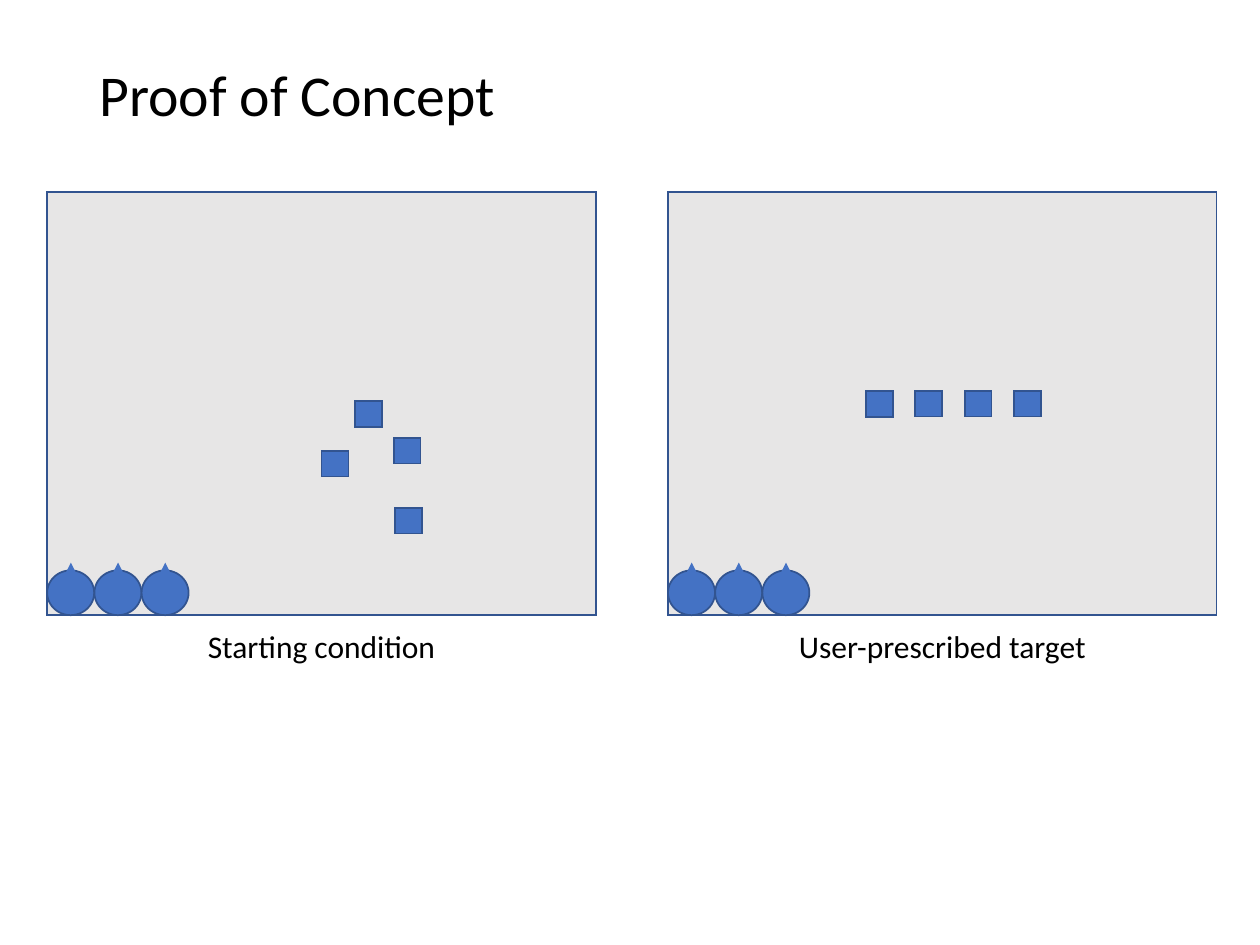
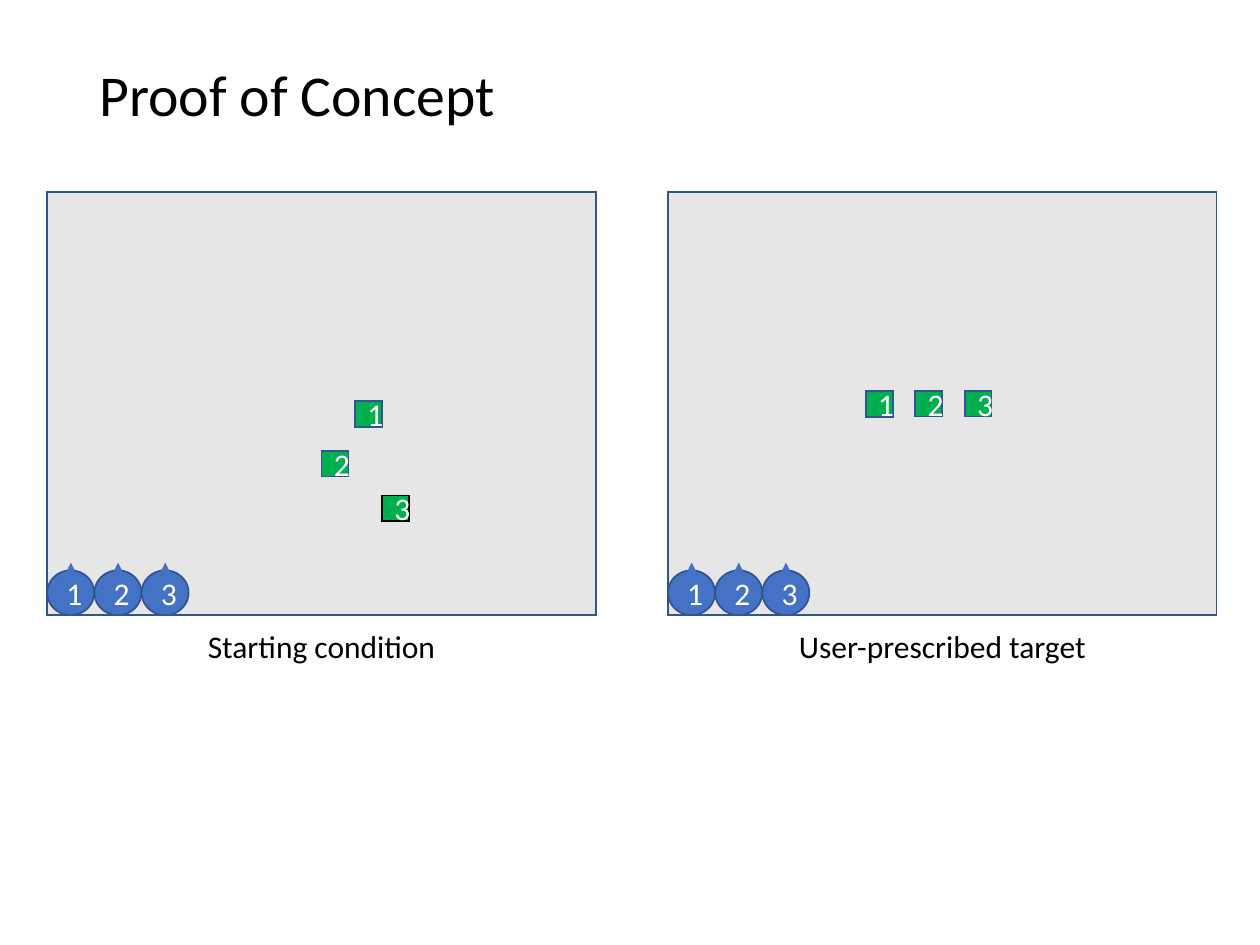
Before and after one commit to gestalt-arch/gestalt-arch, a slide deck: slide 6 of docs/project-spec.pptm. Drawn at 1260x945 pixels with LibreOffice and Linux fonts; fonts in the diff are those of the drawing. Boxes give left, top, right and bottom in pixels: in the first picture for what was removed or moved away, otherwise in the second. Text is boxed around its words. In the diff, an @@ line names an element or a change of style, - is before the commit and + after.

```diff
--- a/docs/project-spec.pptm
+++ b/docs/project-spec.pptm
@@ text in rectangle at box(928, 389, 944, 423): text added @@
+2
@@ text in rectangle at box(977, 389, 993, 423): text added @@
+3
@@ text in rectangle at box(367, 400, 383, 434): text added @@
+1
@@ fill #4472C4 to #00B050 in 5 elements at box(321, 451, 348, 476), box(355, 402, 382, 427), box(965, 391, 992, 416), box(915, 391, 941, 416), box(866, 392, 892, 417) @@
@@ text in rectangle at box(878, 390, 894, 424): text added @@
+1
@@ rectangle removed at box(1014, 391, 1041, 416) @@
@@ text in rectangle at box(334, 449, 350, 483): text added @@
+2
@@ rectangle removed at box(393, 438, 420, 464) @@
@@ rectangle added at box(382, 495, 408, 520), fill #00B050, outline #000000 1 pt, 18 pt, text #FFFFFF @@
+3
@@ rectangle removed at box(396, 508, 422, 533) @@
@@ text in ellipse at box(66, 584, 82, 605): text added @@
+1
@@ text in ellipse at box(114, 584, 130, 612): text added @@
+2
@@ text in ellipse at box(161, 584, 177, 612): text added @@
+3
@@ text in ellipse at box(687, 584, 703, 605): text added @@
+1
@@ text in ellipse at box(734, 584, 750, 605): text added @@
+2
@@ text in ellipse at box(782, 584, 798, 612): text added @@
+3
```
Also in this commit, not shown: 5 other slides changed, 1 slide added, 1 other file.
